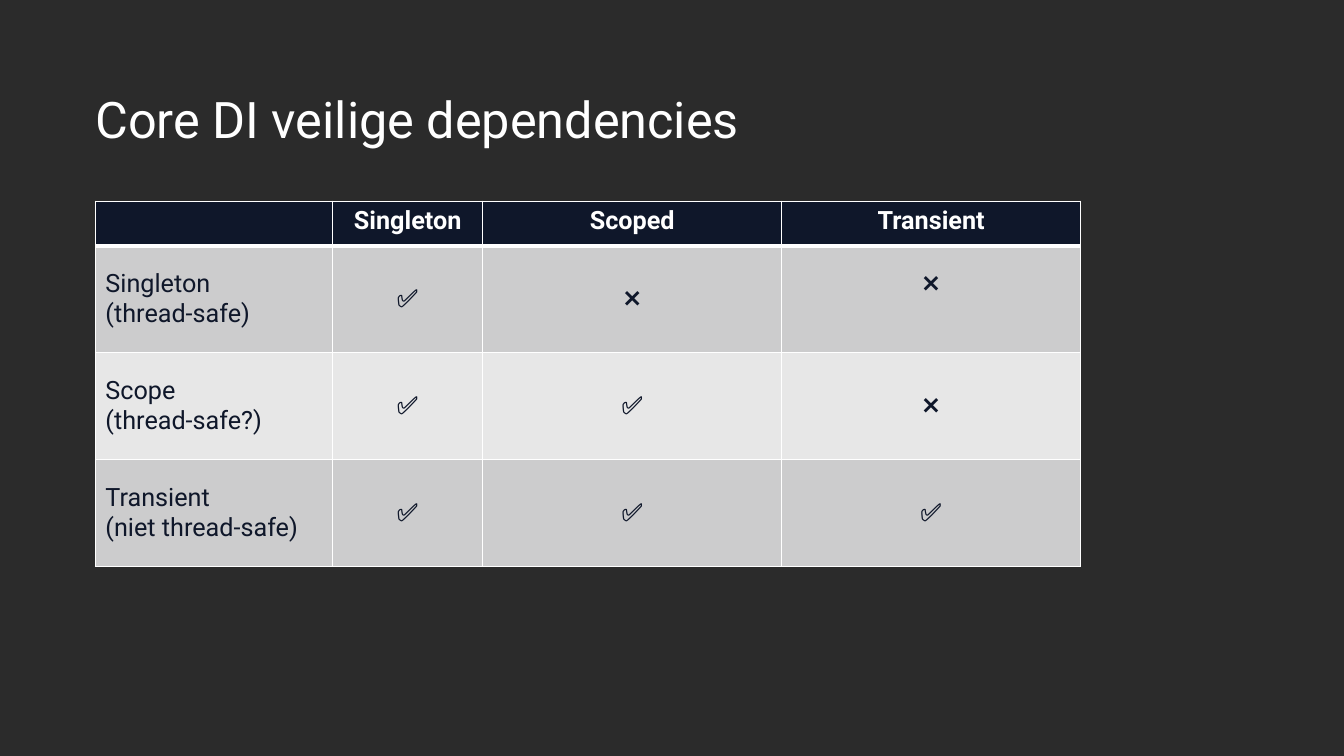
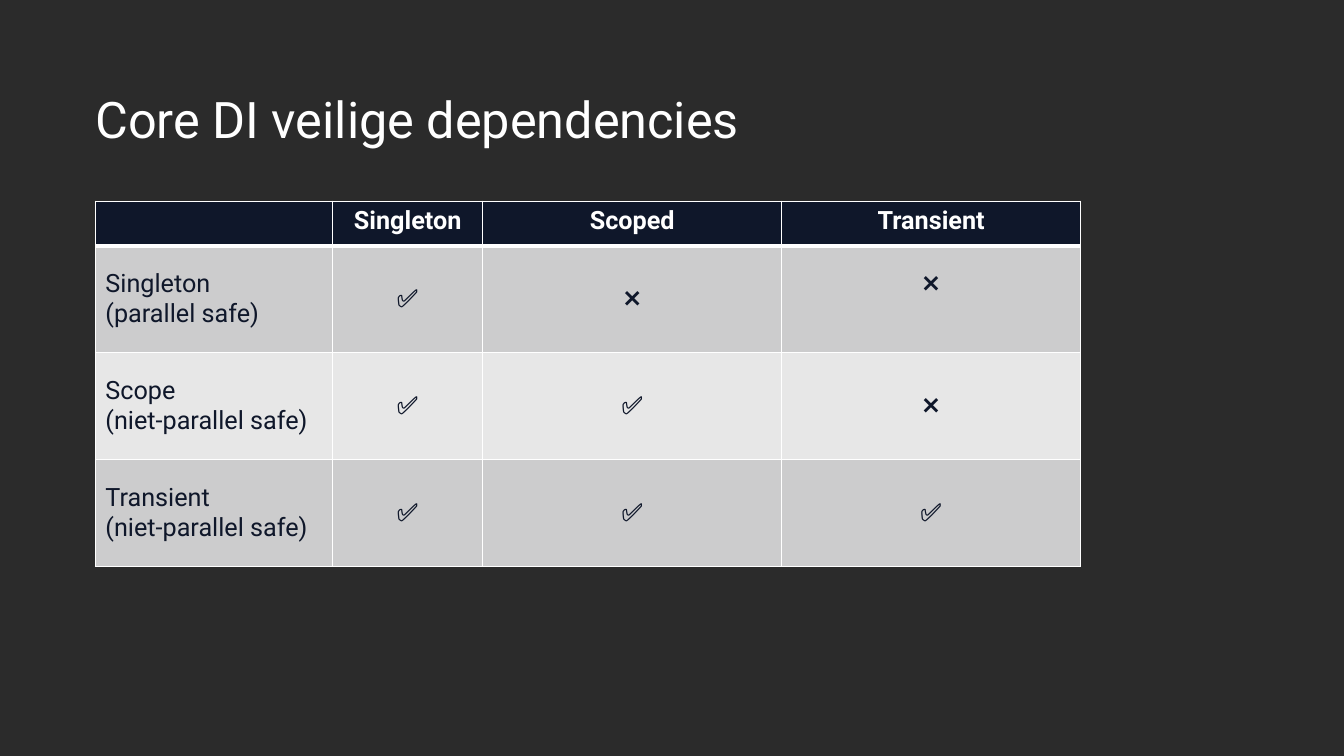
Before and after one commit to desdesdes/effectief-coredi, a slide deck: slide 11 of DI.pptx (slide 12 before the commit). Drawn at 1344x756 pixels with LibreOffice and Linux fonts; fonts in the diff are those of the drawing; background and template pictures are left out; a plain dark background stands for a picture behind light text. Boxes give left, top, right and bottom in pixels: in the first picture for what was removed or moved away, otherwise in the second. Text is boxed around its words. In the diff, an @@ line names an element or a change of style, - is before the commit and + after.

```diff
--- a/DI.pptx
+++ b/DI.pptx
@@ table at bbox=[96, 202, 1082, 567] @@
-row 2, column 1: Singleton / (thread-safe)
+row 2, column 1: Singleton / (parallel safe)
-row 3, column 1: Scope / (thread-safe?)
+row 3, column 1: Scope / (niet-parallel safe)
-row 4, column 1: Transient / (niet thread-safe)
+row 4, column 1: Transient / (niet-parallel safe)
```
Also in this commit, not shown: 5 other slides changed, 1 slide added, 1 slide removed, 1 other file.
